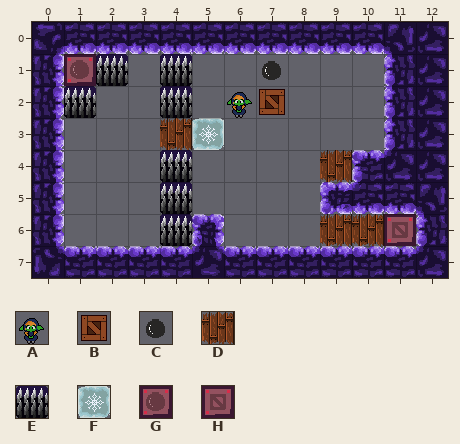
Level history. Tiled map: maps/fases_gaby/ECM2.tmx. The picture above is the old version.
Cells are 32x32 px. Shown: x 0..12, y 0..7.
Key: from "Tileset_Oficial_V2": A 30, B 146, C 148, D 204, E 208, F 378, G 523, H 553.
_ is an empty cell.
Layers that did not change in this view are not listed.
Layer "Tile Layer 2" before, first column x 0:
0 _____________
1 _GE_E__C_____
2 _E__E_AB_____
3 ____DF_______
4 ____E____D___
5 ____E________
6 ____E____DDH_
7 _____________
After the commit:
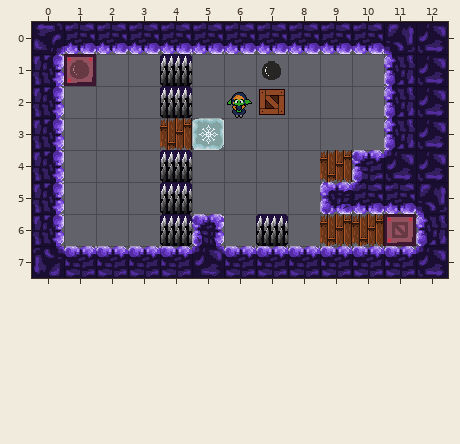
See-through tiles are keyed as they look on the map.
The edit:
Layer "Tile Layer 2":
y 1: x 2 E -> _
y 2: x 1 E -> _
y 6: x 7 _ -> E
Pixel boxes of the changes (left, top, right, bottom) in both pictures:
removed: (64, 54, 128, 118)
added: (256, 214, 288, 246)
